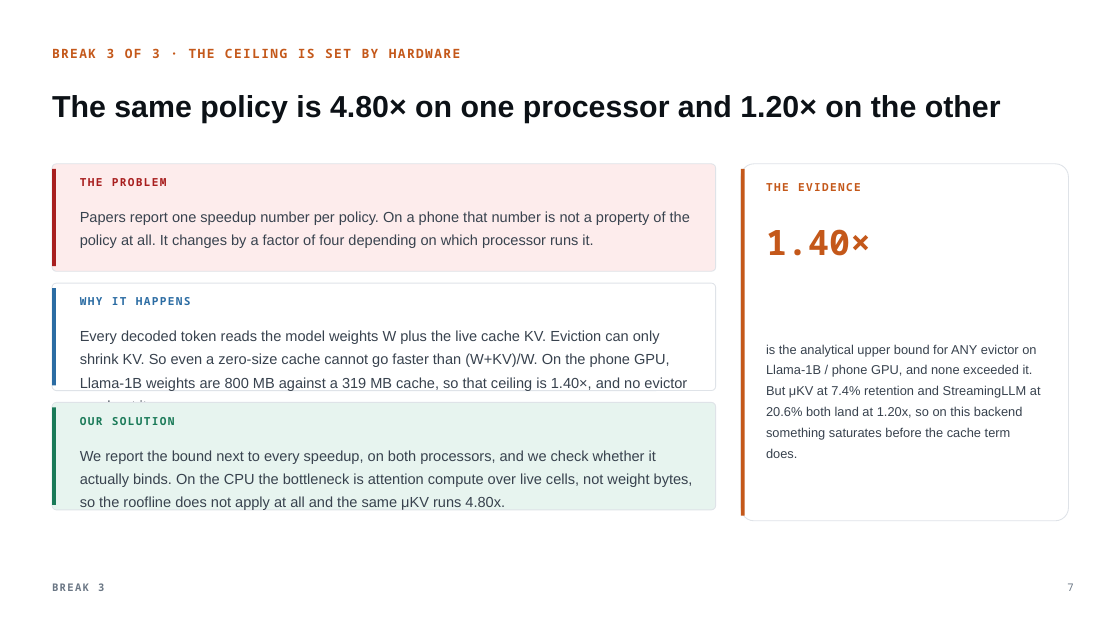
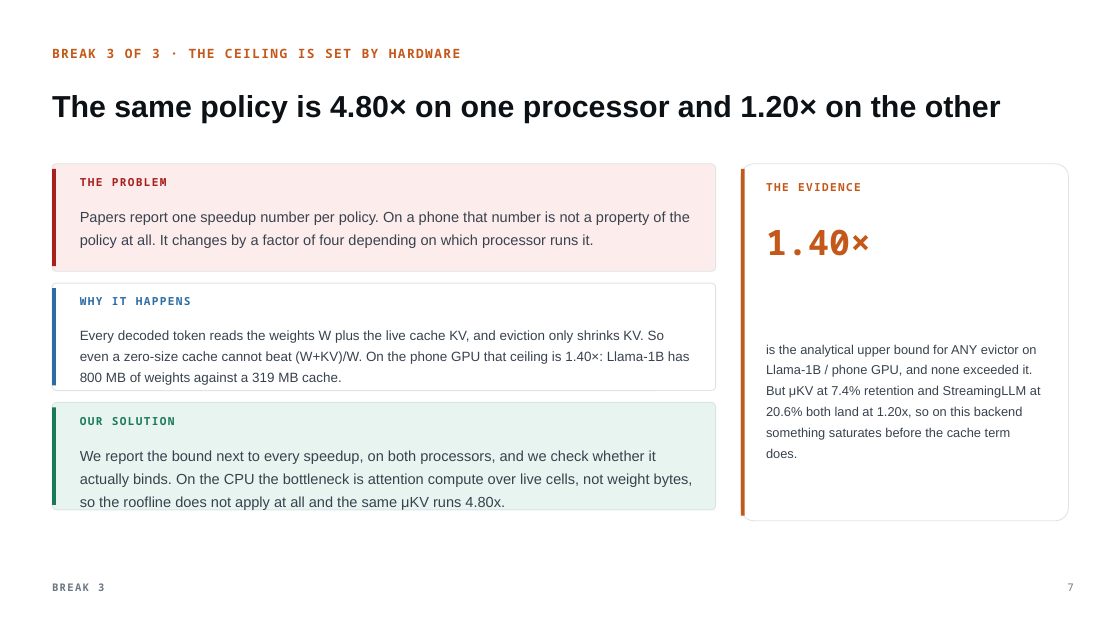
Before and after one commit to Romyull-Islam/EndurKV, a slide deck: slide 7 of muKV_talk.pptx. Drawn at 1120x630 pixels with LibreOffice and Linux fonts; fonts in the diff are those of the drawing. Boxes give left, top, right and bottom in pixels: in the first picture for what was removed or moved away, otherwise in the second. Text is boxed around its words. In the diff, an @@ line names an element or a change of style, - is before the commit and + after.

```diff
--- a/muKV_talk.pptx
+++ b/muKV_talk.pptx
@@ text at bbox=[80, 330, 690, 385]: text changed; size 12.5 to 11.5 pt @@
-Every decoded token reads the model weights W plus the live cache KV. Eviction can only shrink KV. So even a zero-size cache cannot go faster than (W+KV)/W. On the phone GPU, Llama-1B weights are 800 MB against a 319 MB cache, so that ceiling is 1.40×, and no evictor can beat it.
+Every decoded token reads the weights W plus the live cache KV, and eviction only shrinks KV. So even a zero-size cache cannot beat (W+KV)/W. On the phone GPU that ceiling is 1.40×: Llama-1B has 800 MB of weights against a 319 MB cache.
```
Also in this commit, not shown: 1 other slide changed, 10 other files.
